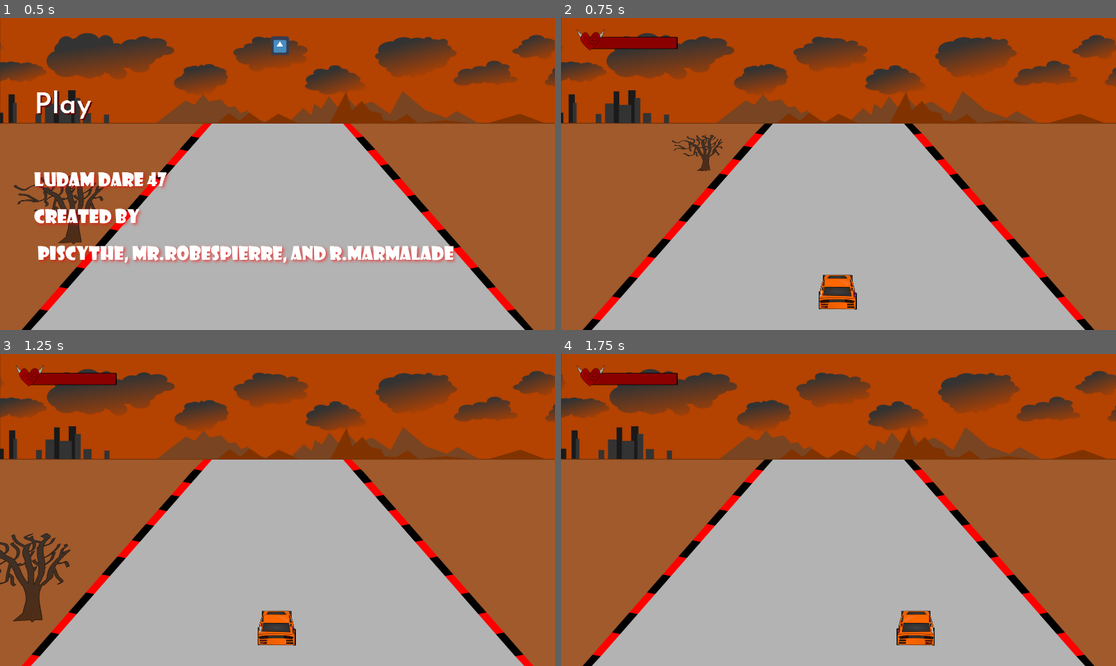
Above: before the commit, frames 1-4 (two rows, left to right).
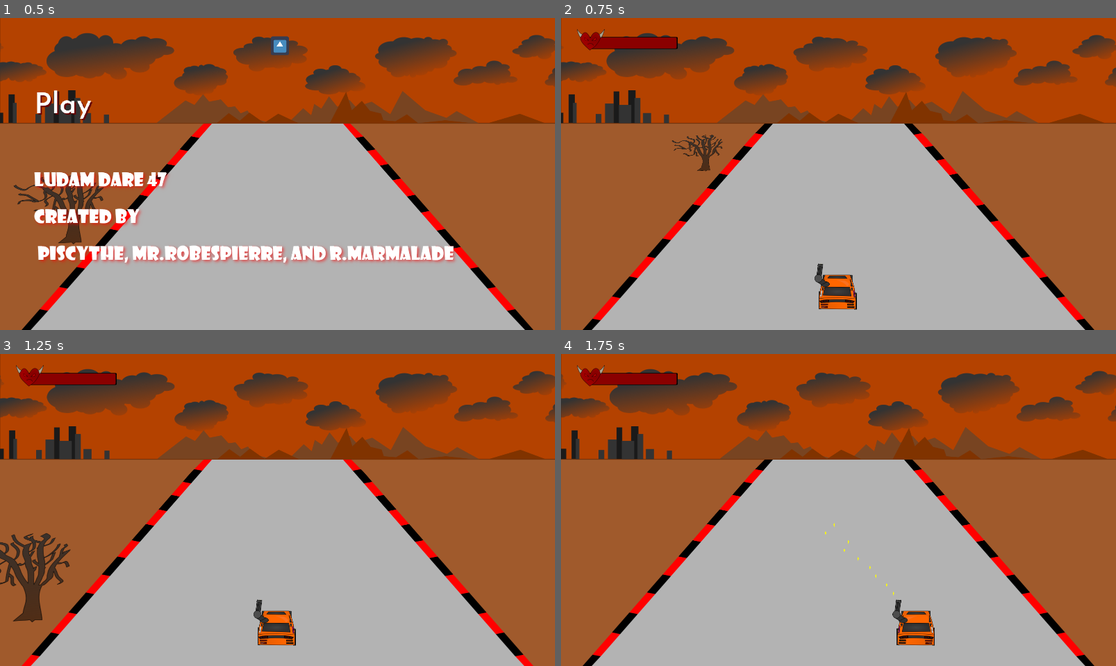
Above: after the commit, the same moments.

Repository: adambraude/LD47
Game: Godot game, scene res://test scene.tscn
Same seed, same stepped clock (60 frames per second), same inputs: the game is played once before the commit and once after it. The engine's default icon, where the game draws it, is replaced by a stand-in: a white triangle on a blue panel in a dark square.
Inputs:
- Up to frame 1 (0.5 s): no input
- Up to frame 2 (0.75 s): click "Play" at 0.5 s
- Up to frame 3 (1.25 s): no input
- Up to frame 4 (1.75 s): hold Right (ui_right) from 1.28 s (still down); hold Space (shoot, bound only after the commit) from 1.28 s (still down)

Frame 1 is identical in both runs. In frame 2, 0.1% of the frame differs, in the area x 45-49%, y 78-87%; in frame 3, 0.1%; in frame 4, 0.1%, in the area x 47-63%, y 54-87%.

Commit message:
restore the gun, assets

Diff:
--- a/BatEnemy.gd
+++ b/BatEnemy.gd
@@ -93,3 +93,10 @@
 	queue_free()
 
 	pass # Replace with function body.
+
+
+func _on_BatEnemy_body_shape_entered(body_id, body, body_shape, local_shape):
+	print("Bat was hit")
+	#emit_signal("hit")
+	$Health.take_damage(1)
+	pass # Replace with function body.
--- a/BatEnemy.tscn
+++ b/BatEnemy.tscn
@@ -45,14 +45,14 @@
 
 [sub_resource type="SpriteFrames" id=1]
 animations = [ {
+"frames": [ ExtResource( 33 ), ExtResource( 37 ), ExtResource( 23 ), ExtResource( 22 ), ExtResource( 24 ), ExtResource( 25 ), ExtResource( 34 ), ExtResource( 26 ), ExtResource( 35 ), ExtResource( 27 ), ExtResource( 28 ), ExtResource( 29 ), ExtResource( 30 ), ExtResource( 31 ), ExtResource( 32 ), ExtResource( 39 ), ExtResource( 36 ), ExtResource( 38 ), ExtResource( 21 ) ],
+"loop": true,
+"name": "Attack",
+"speed": 24.0
+}, {
 "frames": [ ExtResource( 20 ), ExtResource( 4 ), ExtResource( 3 ), ExtResource( 6 ), ExtResource( 13 ), ExtResource( 5  …(247 unchanged characters)…
 "loop": true,
 "name": "Flap",
-"speed": 24.0
-}, {
-"frames": [ ExtResource( 33 ), ExtResource( 37 ), ExtResource( 23 ), ExtResource( 22 ), ExtResource( 24 ), ExtResource( 25 ), ExtResource( 34 ), ExtResource( 26 ), ExtResource( 35 ), ExtResource( 27 ), ExtResource( 28 ), ExtResource( 29 ), ExtResource( 30 ), ExtResource( 31 ), ExtResource( 32 ), ExtResource( 39 ), ExtResource( 36 ), ExtResource( 38 ), ExtResource( 21 ) ],
-"loop": true,
-"name": "Attack",
 "speed": 24.0
 } ]
 
@@ -89,9 +89,11 @@
 [node name="BatEnemy" type="RigidBody2D" groups=[
 "bats",
 ]]
-position = Vector2( 158.839, 211.551 )
-collision_layer = 0
+position = Vector2( 1.68176, 0 )
+collision_layer = 512
+collision_mask = 257
 gravity_scale = 0.0
+contact_monitor = true
 script = ExtResource( 2 )
 __meta__ = {
 "_edit_group_": true
@@ -120,6 +122,7 @@
 margin_right = 263.113
 margin_bottom = -39.47
 rect_scale = Vector2( 0.360001, 0.360001 )
+[connection signal="body_shape_entered" from="." to="." method="_on_BatEnemy_body_shape_entered"]
 [connection signal="animation_finished" from="AnimatedSprite" to="." method="_on_AnimatedSprite_animation_finished"]
 [connection signal="changed" from="Health" to="ProgressBar" method="set_value"]
 [connection signal="depleted" from="Health" to="." method="_on_Health_depleted"]
--- a/Bullet-0.tscn
+++ b/Bullet-0.tscn
@@ -14,7 +14,8 @@
 texture = ExtResource( 2 )
 
 [node name="Area2D" type="Area2D" parent="."]
-collision_layer = 512
+collision_layer = 256
+collision_mask = 257
 
 [node name="CollisionShape2D" type="CollisionShape2D" parent="Area2D"]
 shape = SubResource( 1 )
--- a/CrabEnemy.gd
+++ b/CrabEnemy.gd
@@ -75,3 +75,17 @@
 	#$CollisionShape2D.set_deferred("disabled", true)
 func _on_Health_depleted():
 	queue_free()
+
+
+func _on_CrabEnemy_body_shape_entered(body_id, body, body_shape, local_shape):
+	print("crab was hit")
+	#emit_signal("hit")
+	$Health.take_damage(1)
+	pass # Replace with function body.
+
+
+func _on_CrabEnemy_body_entered(body):
+	print("crab was hit")
+	#emit_signal("hit")
+	$Health.take_damage(1)
+	pass # Replace with function body.
--- a/CrabEnemy.tscn
+++ b/CrabEnemy.tscn
@@ -67,14 +67,14 @@
 
 [sub_resource type="SpriteFrames" id=1]
 animations = [ {
+"frames": [ ExtResource( 17 ), ExtResource( 16 ), ExtResource( 18 ), ExtResource( 5 ), ExtResource( 22 ), ExtResource( 14 ), ExtResource( 15 ), ExtResource( 9 ), ExtResource( 19 ), ExtResource( 20 ), ExtResource( 12 ), ExtResource( 10 ), ExtResource( 4 ), ExtResource( 13 ), ExtResource( 3 ), ExtResource( 8 ), ExtResource( 21 ), ExtResource( 6 ), ExtResource( 11 ), ExtResource( 2 ), ExtResource( 7 ) ],
+"loop": true,
+"name": "Idle",
+"speed": 24.0
+}, {
 "frames": [ ExtResource( 52 ), ExtResource( 53 ), ExtResource( 43 ), ExtResource( 1 ), ExtResource( 25 ), ExtResource(  …(634 unchanged characters)…
 "loop": true,
 "name": "Attack",
-"speed": 24.0
-}, {
-"frames": [ ExtResource( 17 ), ExtResource( 16 ), ExtResource( 18 ), ExtResource( 5 ), ExtResource( 22 ), ExtResource( 14 ), ExtResource( 15 ), ExtResource( 9 ), ExtResource( 19 ), ExtResource( 20 ), ExtResource( 12 ), ExtResource( 10 ), ExtResource( 4 ), ExtResource( 13 ), ExtResource( 3 ), ExtResource( 8 ), ExtResource( 21 ), ExtResource( 6 ), ExtResource( 11 ), ExtResource( 2 ), ExtResource( 7 ) ],
-"loop": true,
-"name": "Idle",
 "speed": 24.0
 } ]
 
@@ -85,7 +85,8 @@
 "crabs",
 ]]
 position = Vector2( 60.0387, 49.9744 )
-collision_layer = 0
+collision_layer = 512
+collision_mask = 257
 gravity_scale = 0.0
 script = ExtResource( 61 )
 Fireball = ExtResource( 62 )
@@ -118,6 +119,8 @@
 position = Vector2( -59.7035, -211.064 )
 
 [node name="Health" parent="." instance=ExtResource( 64 )]
+[connection signal="body_entered" from="." to="." method="_on_CrabEnemy_body_entered"]
+[connection signal="body_shape_entered" from="." to="." method="_on_CrabEnemy_body_shape_entered"]
 [connection signal="animation_finished" from="AnimatedSprite" to="." method="_on_AnimatedSprite_animation_finished"]
 [connection signal="changed" from="Healthbar" to="Fireball" method="set_value"]
 [connection signal="changed" from="Health" to="Healthbar" method="set_value"]
--- a/PlayerDone.tscn
+++ b/PlayerDone.tscn
@@ -1,8 +1,9 @@
-[gd_scene load_steps=6 format=2]
+[gd_scene load_steps=7 format=2]
 
 [ext_resource path="res://Player.gd" type="Script" id=1]
 [ext_resource path="res://assets/car0_base.png" type="Texture" id=2]
 [ext_resource path="res://Health.tscn" type="PackedScene" id=3]
+[ext_resource path="res://Gun.tscn" type="PackedScene" id=4]
 
 [sub_resource type="RectangleShape2D" id=1]
 extents = Vector2( 63.3024, 64.1042 )
@@ -43,4 +44,7 @@
 offset = Vector2( -1.39581, -3.86515 )
 
 [node name="Health" parent="." instance=ExtResource( 3 )]
+
+[node name="Gun" parent="." instance=ExtResource( 4 )]
+position = Vector2( -61.9792, -103.09 )
 [connection signal="body_entered" from="." to="." method="_on_Player_body_entered"]
--- a/project.godot
+++ b/project.godot
@@ -24,6 +24,15 @@
 window/size/width=1920
 window/size/height=1080
 
+[input]
+
+shoot={
+"deadzone": 0.5,
+"events": [ Object(InputEventKey,"resource_local_to_scene":false,"resource_name":"","device":0,"alt":false,"shift":false,"control":false,"meta":false,"command":false,"pressed":false,"scancode":32,"unicode":0,"echo":false,"script":null)
+, Object(InputEventKey,"resource_local_to_scene":false,"resource_name":"","device":0,"alt":false,"shift":false,"control":false,"meta":false,"command":false,"pressed":false,"scancode":16777238,"unicode":0,"echo":false,"script":null)
+ ]
+}
+
 [rendering]
 
 quality/driver/driver_name="GLES2"
Binary file added: assets/explosion_small_0_0.png
Binary file added: assets/explosion_small_0_1.png
Binary file added: assets/explosion_small_0_10.png
Binary file added: assets/explosion_small_0_2.png
Binary file added: assets/explosion_small_0_3.png
Binary file added: assets/explosion_small_0_4.png
Binary file added: assets/explosion_small_0_5.png
Binary file added: assets/explosion_small_0_6.png
Binary file added: assets/explosion_small_0_7.png
Binary file added: assets/explosion_small_0_8.png
Binary file added: assets/explosion_small_0_9.png
Binary file added: assets/minismoke_0.png
(and 12 more such lines)
